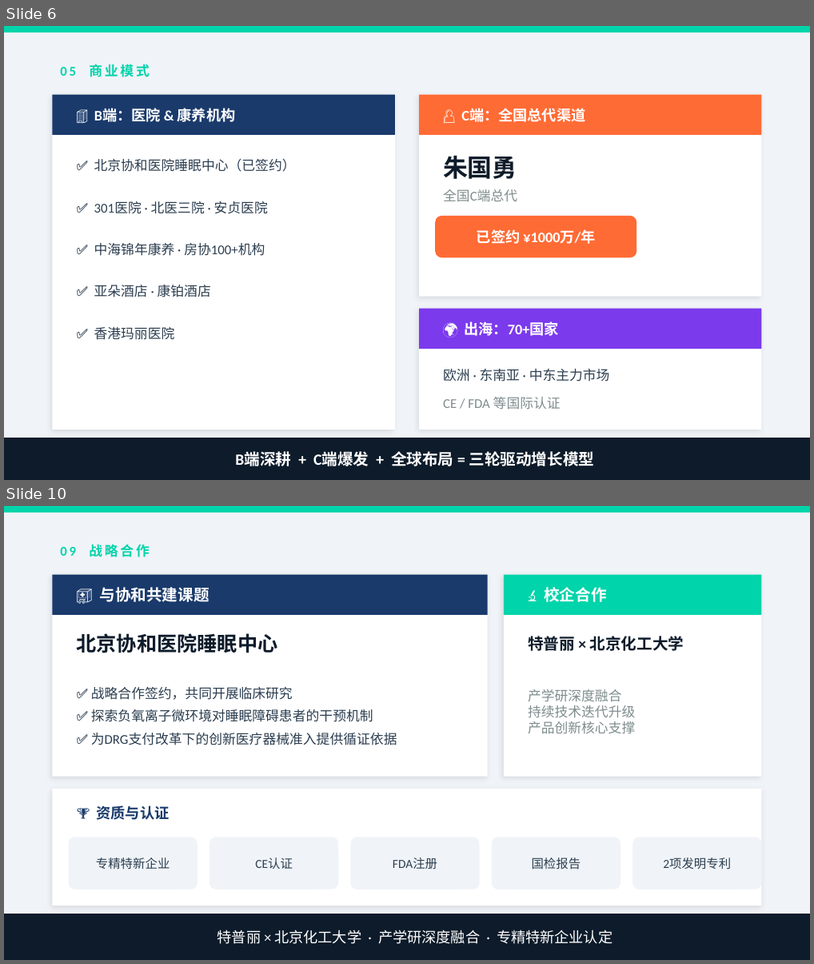
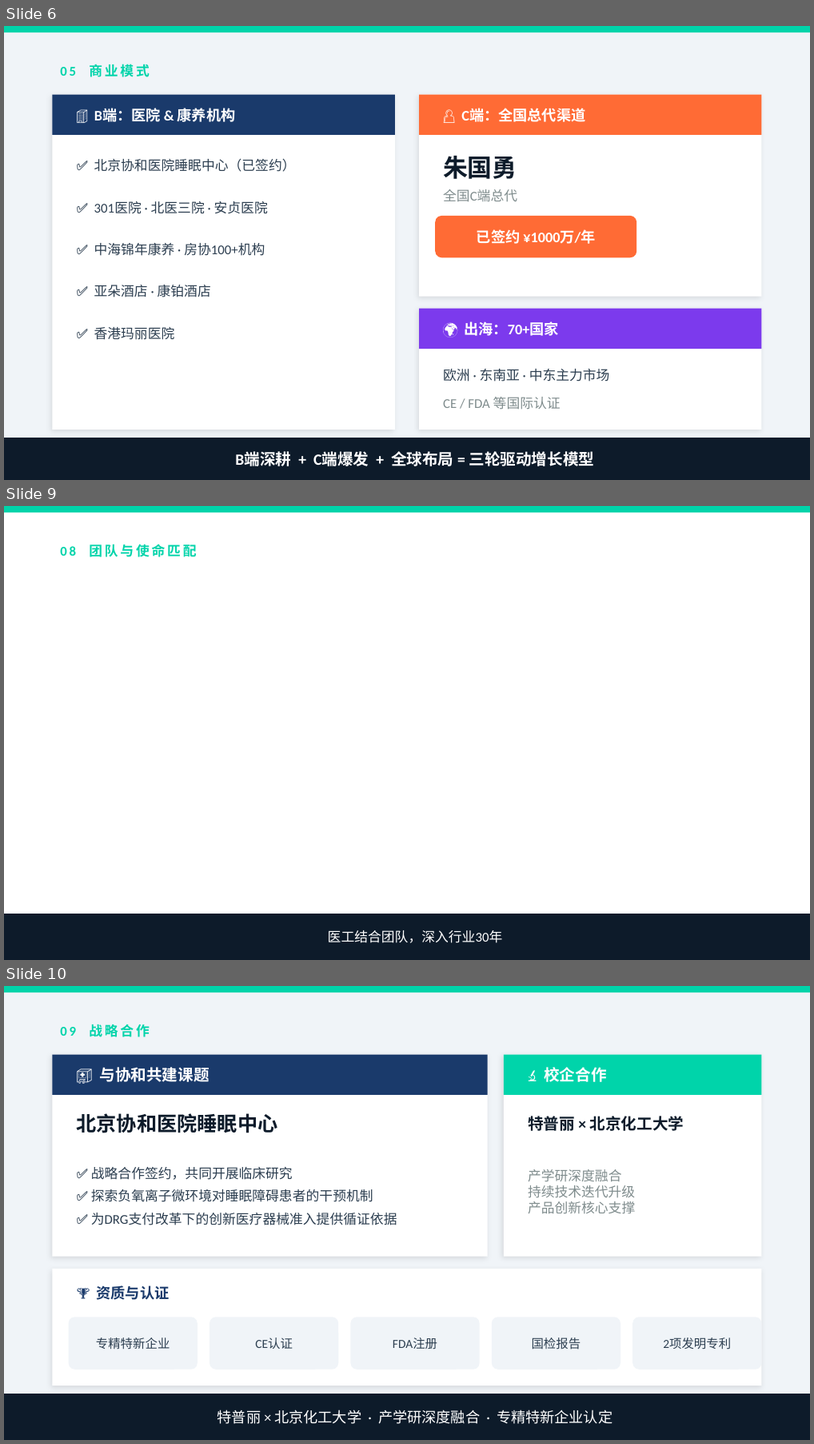
Before and after one commit to marvinchima723/sleep-management, a slide deck: HICOOL_深睡科技_v1.pptx. Shown one above the other, each under a label of ours: slides 6 and 10 before the commit, slides 6, 9 and 10 after it; the slides between them are not shown. The pictures are 814x964 and 814x1444 pixels, drawn with LibreOffice and Linux fonts; fonts in the diff are those of the drawing. Boxes give left, top, right and bottom in pixels: in the first picture for what was removed or moved away, otherwise in the second. Text is boxed around its words. In the diff, an @@ line names an element or a change of style, - is before the commit and + after.

```diff
--- a/HICOOL_深睡科技_v1.pptx
+++ b/HICOOL_深睡科技_v1.pptx
@@ slide 9 added at bbox=[4, 506, 810, 960], background #FFFFFF @@
@@ rectangle added at bbox=[4, 506, 810, 512], fill #00D4AA @@
@@ text added at bbox=[60, 544, 196, 557], 12 pt, text #00D4AA, bold @@
+08 团队与使命匹配
@@ rectangle added at bbox=[4, 913, 810, 959], fill #0D1B2A @@
@@ text added at bbox=[328, 930, 503, 943], 12 pt, text #FFFFFF @@
+医工结合团队，深入行业30年
```
Also in this commit, not shown: 5 slides changed, 1 slide removed.
